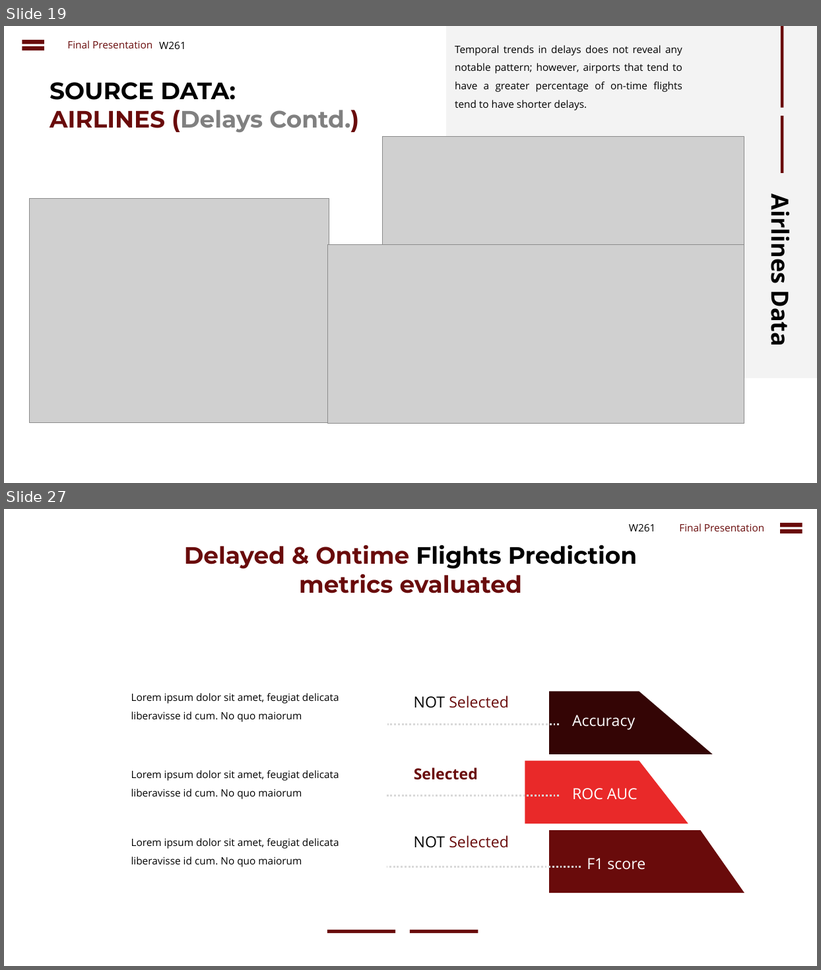
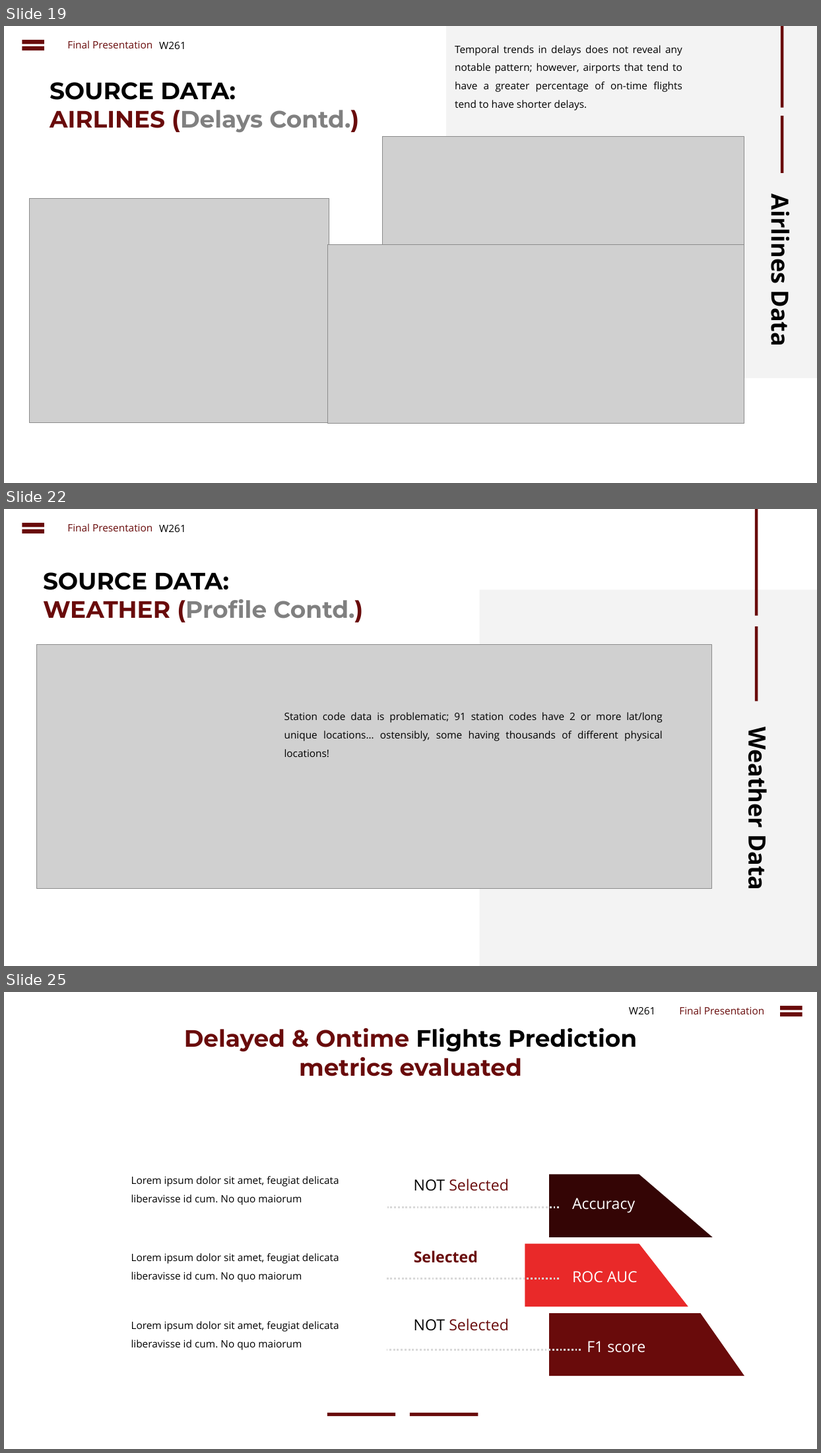
Before and after one commit to cbenge509/flightsontime, a slide deck: presentation/Delayed Flights Prediction - Final.pptx. Shown one above the other, each under a label of ours: slides 19 and 27 before the commit, slides 19, 22 and 25 after it; the slides between them are not shown. The pictures are 821x970 and 821x1453 pixels, drawn with LibreOffice and Linux fonts; fonts in the diff are those of the drawing; grey boxes stand for pictures. Boxes give left, top, right and bottom in pixels: in the first picture for what was removed or moved away, otherwise in the second. Text is boxed around its words. In the diff, an @@ line names an element or a change of style, - is before the commit and + after.

```diff
--- a/presentation/Delayed Flights Prediction - Final.pptx
+++ b/presentation/Delayed Flights Prediction - Final.pptx
@@ slide 22 added at [4, 509, 817, 966], background #FFFFFF @@
@@ math equal added at [18, 519, 48, 537], fill #690B0B @@
@@ text added at [67, 524, 152, 531], 12 pt, text #690B0B @@
+Final Presentation
@@ text added at [159, 525, 186, 532], 12 pt, text #000000 @@
+W261
@@ rectangle added at [755, 509, 758, 616], fill #690B0B @@
@@ text added at [43, 572, 363, 623], 28 pt, text #808080, bold @@
+SOURCE DATA:
+WEATHER (Profile Contd.)
@@ rectangle added at [480, 590, 817, 966], fill #F2F2F2 at 90% opacity @@
@@ rectangle added at [755, 626, 758, 702], fill #690B0B @@
@@ picture added at [37, 645, 712, 889] @@
@@ text added at [284, 712, 663, 741], 12 pt, text #000000 @@
+Station code data is problematic; 91 station codes have 2 or more lat/long unique locations… ostensibly, some having thousands of different physical locations!
@@ text added at [742, 737, 774, 889], 28 pt, text #000000, bold @@
+Weather Data
@@ what was slide 27 is now slide 25 @@
```
Also in this commit, not shown: 1 slide changed, 4 other slides added, 7 slides removed.
